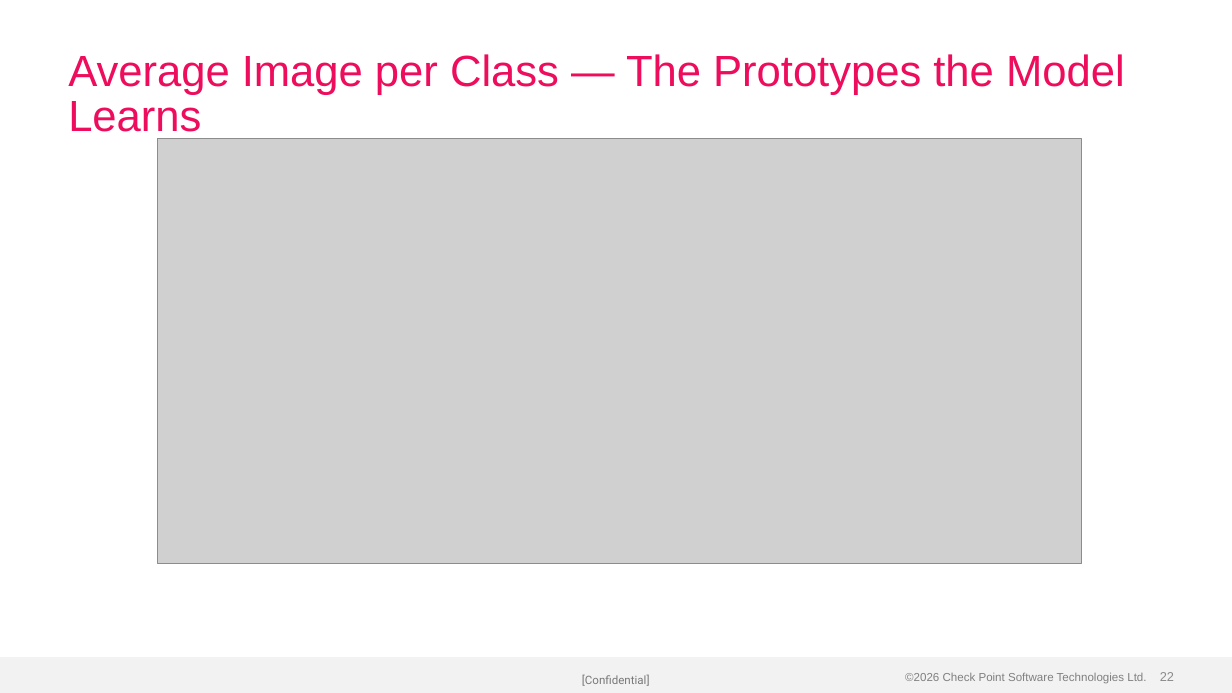
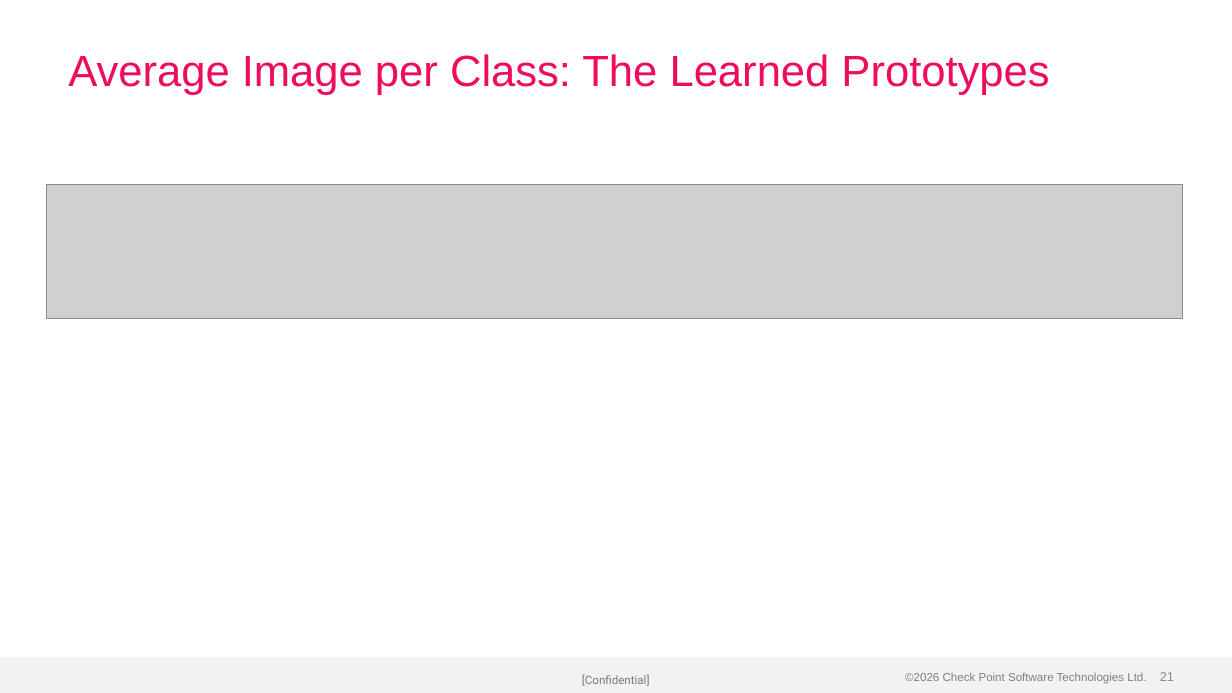
Before and after one commit to alshawwaf/ai-basic-training, a slide deck: slide 21 of stage1_classic_ml/01_what_is_ml/Lecture-1-What-is-ML.pptx (slide 22 before the commit). Drawn at 1232x693 pixels with LibreOffice and Linux fonts; fonts in the diff are those of the drawing; grey boxes stand for pictures; background and template pictures are left out. Boxes give left, top, right and bottom in pixels: in the first picture for what was removed or moved away, otherwise in the second. Text is boxed around its words. In the diff, an @@ line names an element or a change of style, - is before the commit and + after.

Commit message:
Rebuild Lecture 1 with cleaner structure and professional visuals
Reorganised from 9 fragmented sections (32 slides) to 6 focused
sections (28 slides) with a clear narrative arc. Improved image
quality with consistent colour palette, better layout variety,
and tighter content per slide.

```diff
--- a/stage1_classic_ml/01_what_is_ml/Lecture-1-What-is-ML.pptx
+++ b/stage1_classic_ml/01_what_is_ml/Lecture-1-What-is-ML.pptx
@@ title at (68,54,1049,95): text changed @@
-Average Image per Class — The Prototypes the Model Learns
+Average Image per Class: The Learned Prototypes
@@ picture removed at (157,139,1081,563) @@
@@ picture added at (46,185,1183,319) @@
@@ page number at (1160,672,1174,681): text changed @@
-22
+21
```
Also in this commit, not shown: 20 other slides changed, 4 slides added, 8 slides removed.
